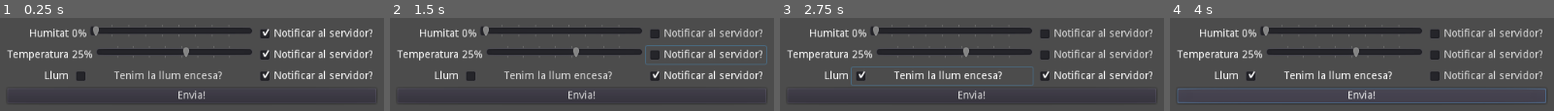
Above: before the commit, frames 1-4 (left to right).
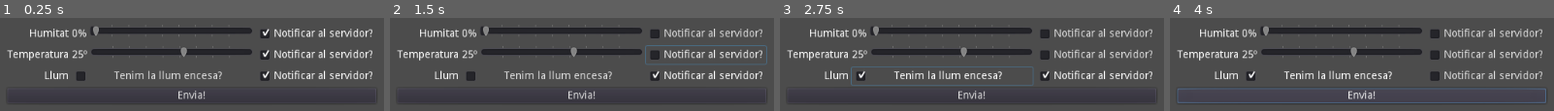
Above: after the commit, the same moments.

Repository: Enrip99/ptiFakeFrontend
Game: Godot game, scene res://Main.tscn
The game is run twice, just before and just after one commit, with the same random seed, the same clock (stepped at 60 frames per second) and the same inputs. Before the commit the project has no main scene; this scene is started directly in both runs.
Inputs:
- Up to frame 1 (0.25 s): no input
- Up to frame 2 (1.5 s): click "Notificar al servidor?" at 0.5 s; click "Notificar al servidor?" at 1.25 s
- Up to frame 3 (2.75 s): click "Tenim la llum encesa?" at 2 s
- Up to frame 4 (4 s): click "Notificar al servidor?" at 2.75 s; click "Envia!" at 3.5 s

The runs differ from the first frame. In frame 1, 0.4% of the frame differs, in the area x 21-56%, y 30-44%; in frame 2, 0.4%; in frame 3, 0.4%; in frame 4, 0.4%.

Commit message:
petits errors

Diff:
--- a/SliderTemp.gd
+++ b/SliderTemp.gd
@@ -3,5 +3,5 @@
 onready var valor = $"../ValueTemp"
 
 func _process(_delta):
-	var tempstring = "{value}%"
+	var tempstring = "{value}º"
 	valor.set_text(tempstring.format({"value":value}))
--- a/project.godot
+++ b/project.godot
@@ -11,6 +11,7 @@
 [application]
 
 config/name="GodotHTTPtest"
+run/main_scene="res://Main.tscn"
 config/icon="res://icon.png"
 
 [gui]
Not shown, changed: export_linux/GodotHTTPtest.pck
Not shown, changed: export_windows/GodotHTTPtest.pck
